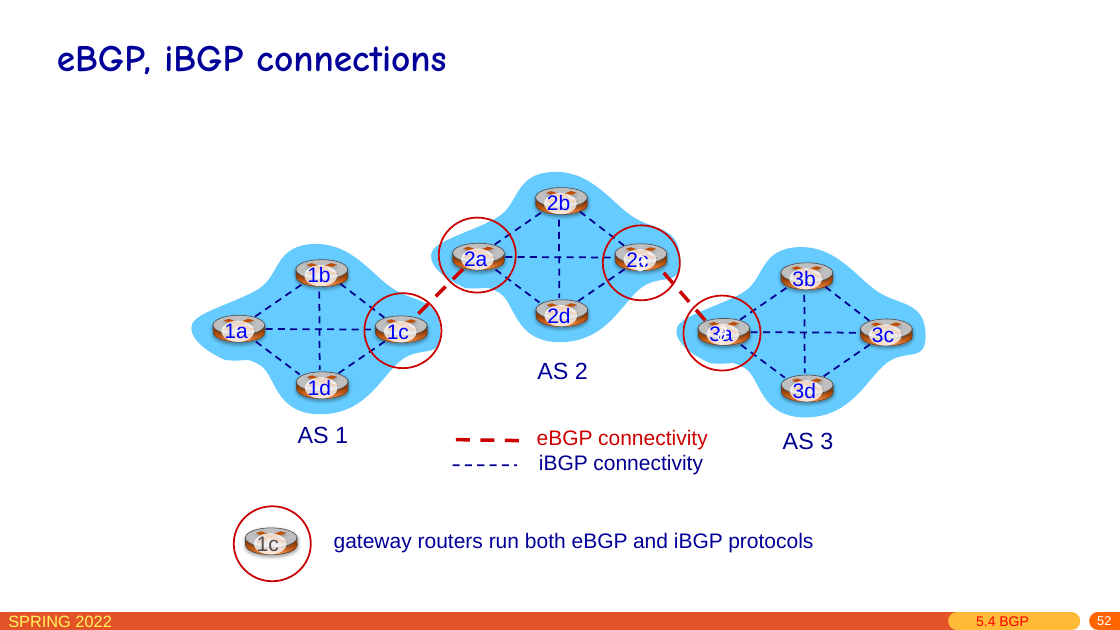
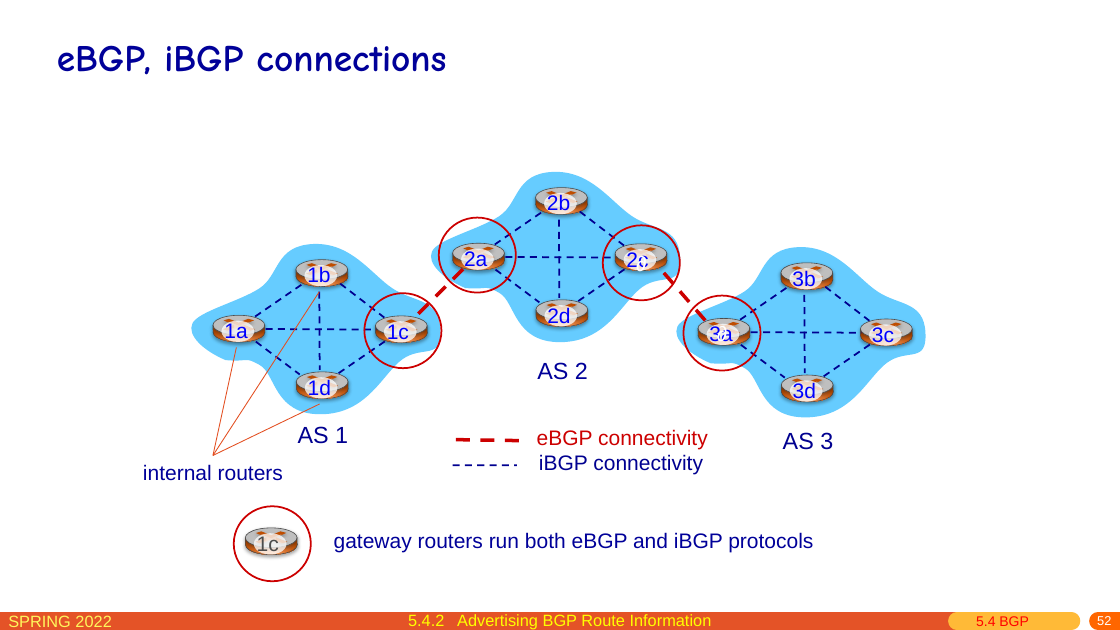
Before and after one commit to network-whu/slides, a slide deck: slide 52 of pptx/chapter5.pptx. Drawn at 1120x630 pixels with LibreOffice and Linux fonts; fonts in the diff are those of the drawing. Boxes give left, top, right and bottom in pixels: in the first picture for what was removed or moved away, otherwise in the second. Text is boxed around its words. In the diff, an @@ line names an element or a change of style, - is before the commit and + after.

```diff
--- a/pptx/chapter5.pptx
+++ b/pptx/chapter5.pptx
@@ line added from (213, 455) to (319, 292), #E44F22 0.75 pt @@
@@ line added from (213, 455) to (236, 348), #E44F22 0.75 pt @@
@@ line added from (213, 455) to (320, 404), #E44F22 0.75 pt @@
@@ text added at <box>143,464,283,481</box>, 18 pt, text #000099 @@
+internal routers
@@ text added at <box>408,614,712,630</box>, 14 pt, text #FFFF00 @@
+5.4.2 Advertising BGP Route Information
```
Also in this commit, not shown: 39 other slides changed, 7 slides added, 1 slide removed.
